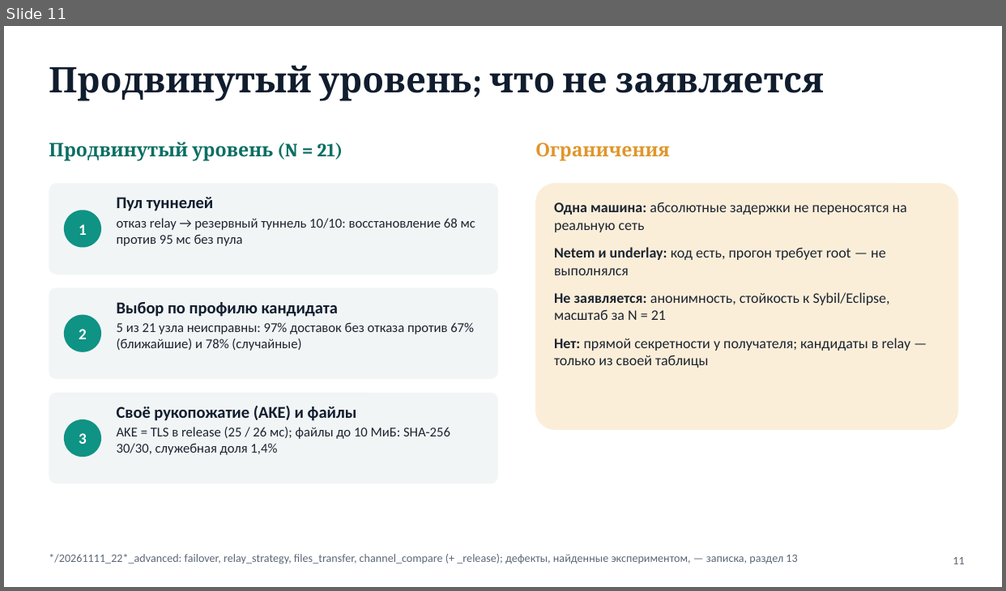
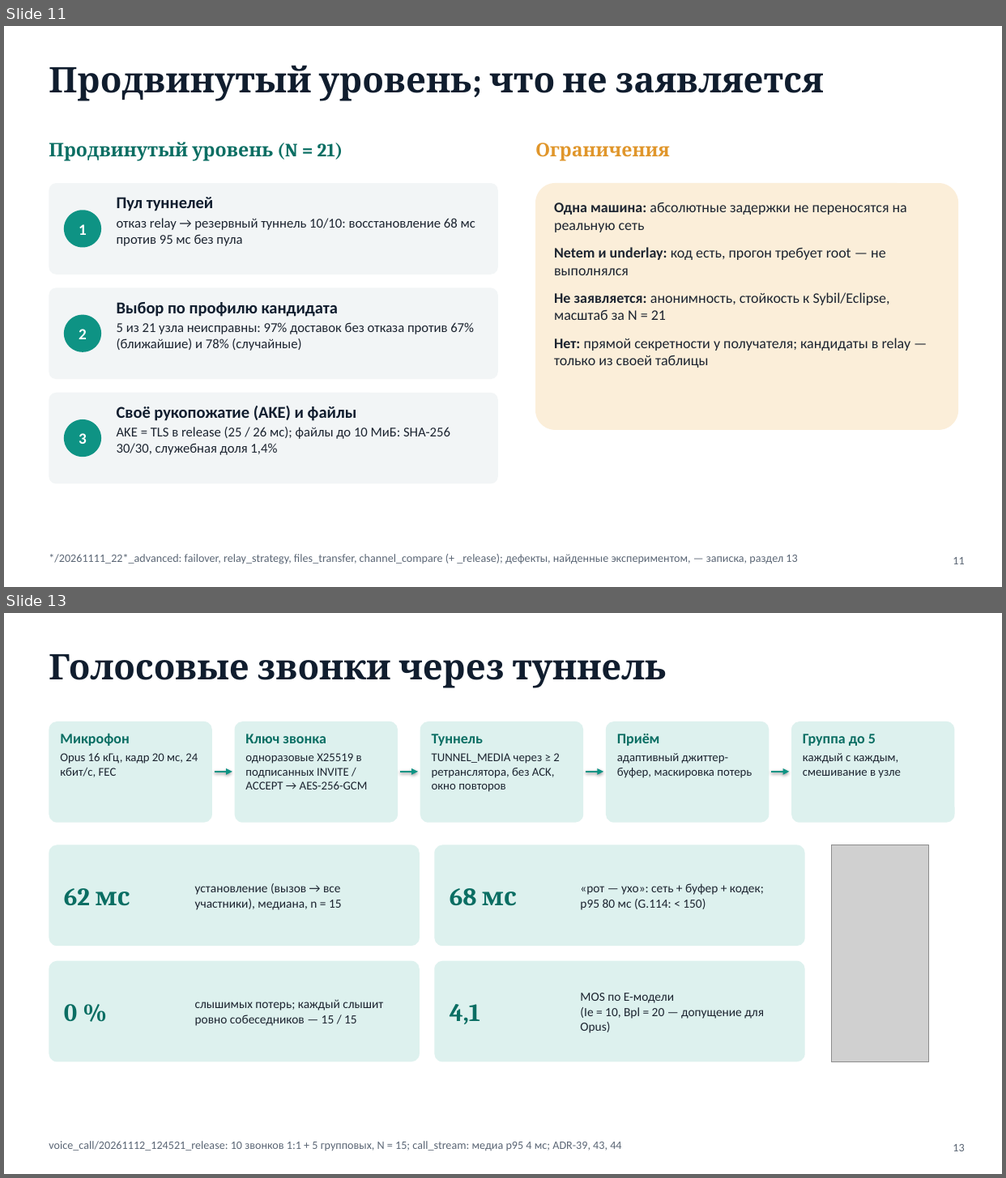
Before and after one commit to MordVamp/secure-p2p-overlay, a slide deck: docs/defense/Presentation.pptx. Shown one above the other, each under a label of ours: slide 11 before the commit, slides 11 and 13 after it; the slides between them are not shown. The pictures are 1006x591 and 1006x1178 pixels, drawn with LibreOffice and Linux fonts; fonts in the diff are those of the drawing; grey boxes stand for pictures. Boxes give left, top, right and bottom in pixels: in the first picture for what was removed or moved away, otherwise in the second. Text is boxed around its words. In the diff, an @@ line names an element or a change of style, - is before the commit and + after.

```diff
--- a/docs/defense/Presentation.pptx
+++ b/docs/defense/Presentation.pptx
@@ slide 13 added at bbox=[4, 613, 1002, 1174], background #FFFFFF @@
@@ title added at bbox=[49, 654, 666, 688], 34 pt, text #101D2E, bold @@
+Голосовые звонки через туннель
@@ rounded rectangle added at bbox=[49, 722, 212, 823], fill #DDF1EE @@
@@ text added at bbox=[60, 733, 198, 777], 11.5 pt, text #1C2430 @@
+Микрофон
+Opus 16 кГц, кадр 20 мс, 24 кбит/с, FEC
@@ rounded rectangle added at bbox=[235, 722, 398, 823], fill #DDF1EE @@
@@ text added at bbox=[245, 734, 368, 790], 11.5 pt, text #1C2430 @@
+Ключ звонка
+одноразовые X25519 в подписанных INVITE / ACCEPT → AES-256-GCM
@@ rounded rectangle added at bbox=[420, 722, 583, 823], fill #DDF1EE @@
@@ text added at bbox=[432, 734, 559, 792], 11.5 pt, text #1C2430 @@
+Туннель
+TUNNEL_MEDIA через ≥ 2 ретранслятора, без ACK, окно повторов
@@ rounded rectangle added at bbox=[606, 722, 769, 823], fill #DDF1EE @@
@@ text added at bbox=[617, 734, 752, 778], 11.5 pt, text #1C2430 @@
+Приём
+адаптивный джиттер-буфер, маскировка потерь
@@ rounded rectangle added at bbox=[791, 722, 955, 823], fill #DDF1EE @@
@@ text added at bbox=[803, 734, 901, 778], 11.5 pt, text #1C2430 @@
+Группа до 5
+каждый с каждым, смешивание в узле
@@ arrow added from (215, 772) to (232, 772), #0E9384 2 pt @@
@@ arrow added from (400, 772) to (418, 772), #0E9384 2 pt @@
@@ arrow added from (586, 772) to (603, 772), #0E9384 2 pt @@
@@ arrow added from (771, 772) to (790, 772), #0E9384 2 pt @@
@@ rounded rectangle added at bbox=[49, 845, 420, 946], fill #DDF1EE @@
@@ rounded rectangle added at bbox=[434, 845, 805, 946], fill #DDF1EE @@
@@ picture added at bbox=[831, 845, 928, 1063] @@
@@ text added at bbox=[64, 888, 130, 906], 24 pt, text #0A6E63, bold @@
+62 мс
@@ text added at bbox=[195, 884, 342, 910], 12 pt, text #1C2430 @@
+установление (вызов → все
+участники), медиана, n = 15
@@ text added at bbox=[450, 888, 517, 906], 24 pt, text #0A6E63, bold @@
+68 мс
@@ text added at bbox=[580, 884, 764, 910], 12 pt, text #1C2430 @@
+«рот — ухо»: сеть + буфер + кодек;
+p95 80 мс (G.114: < 150)
@@ rounded rectangle added at bbox=[49, 961, 420, 1063], fill #DDF1EE @@
@@ rounded rectangle added at bbox=[434, 961, 805, 1063], fill #DDF1EE @@
@@ text added at bbox=[195, 999, 383, 1026], 12 pt, text #1C2430 @@
+слышимых потерь; каждый слышит
+ровно собеседников — 15 / 15
@@ text added at bbox=[580, 993, 764, 1033], 12 pt, text #1C2430 @@
+MOS по E-модели
+(Ie = 10, Bpl = 20 — допущение для Opus)
@@ text added at bbox=[64, 1004, 77, 1021], 24 pt, text #0A6E63, bold @@
+0 %
@@ text added at bbox=[450, 1004, 480, 1024], 24 pt, text #0A6E63, bold @@
+4,1
@@ text added at bbox=[49, 1141, 621, 1152], 11 pt, text #5B6675 @@
+voice_call/20261112_124521_release: 10 звонков 1:1 + 5 групповых, N = 15; call_stream: медиа p95 4 мс; ADR-39, 43, 44
@@ text added at bbox=[953, 1144, 964, 1152], 11 pt, text #5B6675 @@
+13
```
Also in this commit, not shown: 1 slide changed, 7 other slides added, 28 other files.
